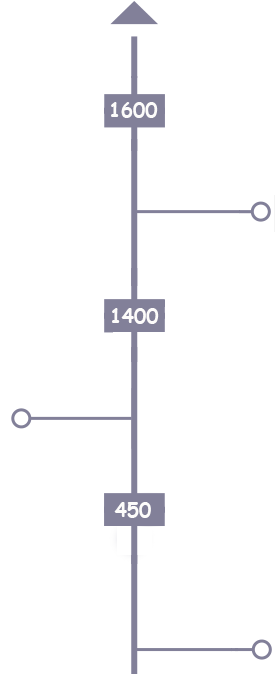
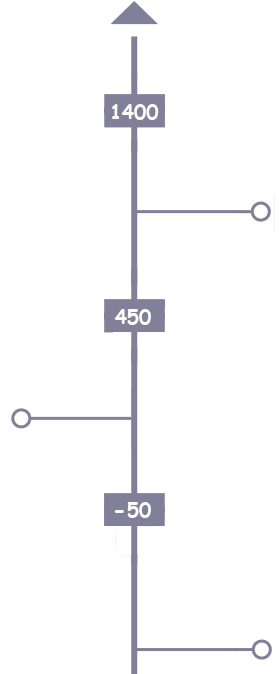
Layers edited between the first and the second w=279, h=674 image:
added layer "Calque 3" above "Calque 4" over [111, 102, 159, 120]
added layer "Calque 4" above "Calque 6" over [112, 308, 159, 325]
added layer "Calque 6" above "Calque 5" over [121, 513, 125, 517]
added layer "Calque 5" above "Calque 7" over [116, 502, 125, 510]
added layer "Calque 7" above "Calque 8" over [121, 508, 124, 514]
added layer "Calque 8" above "Calque 2" over [124, 507, 129, 515]
